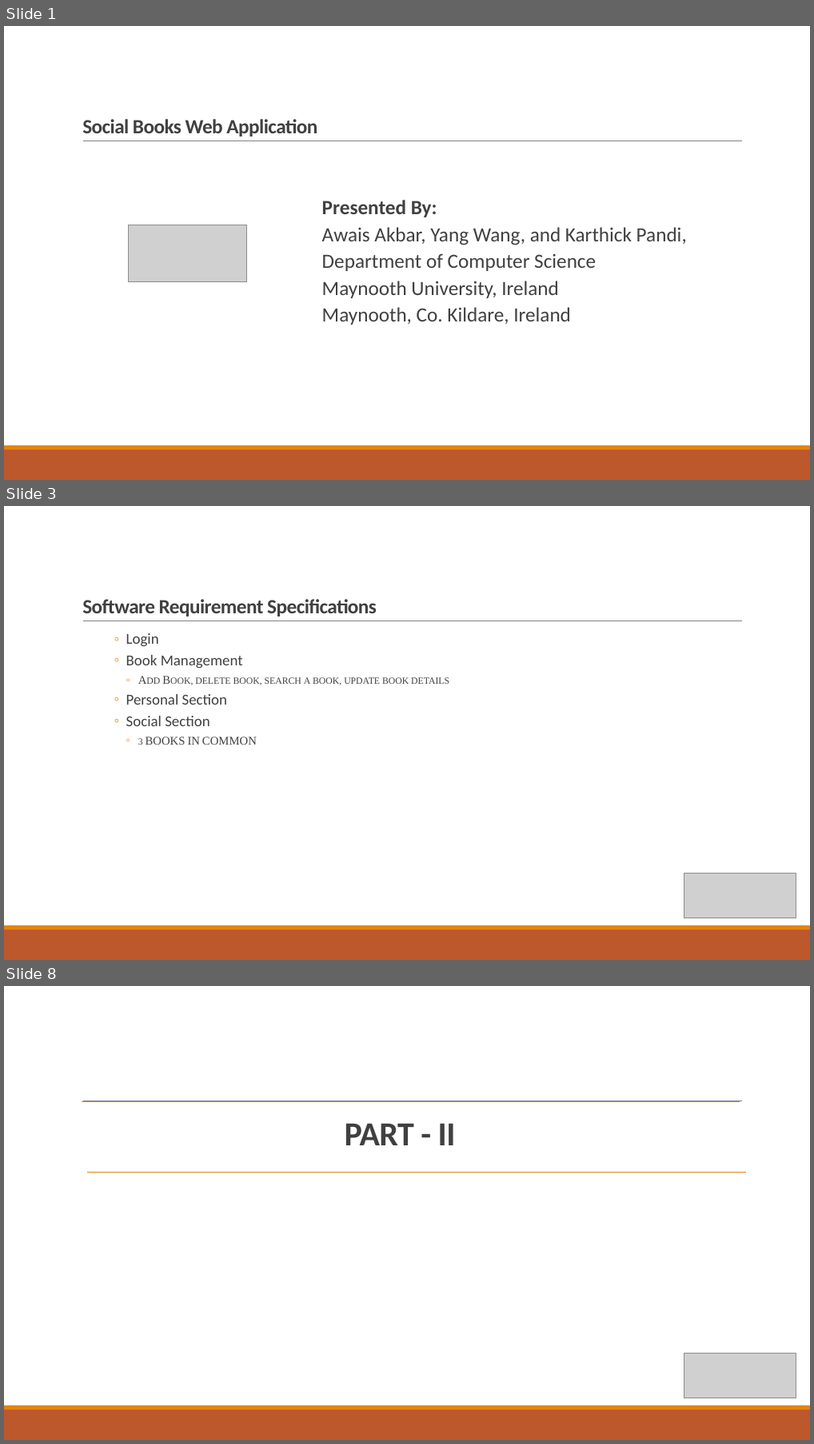
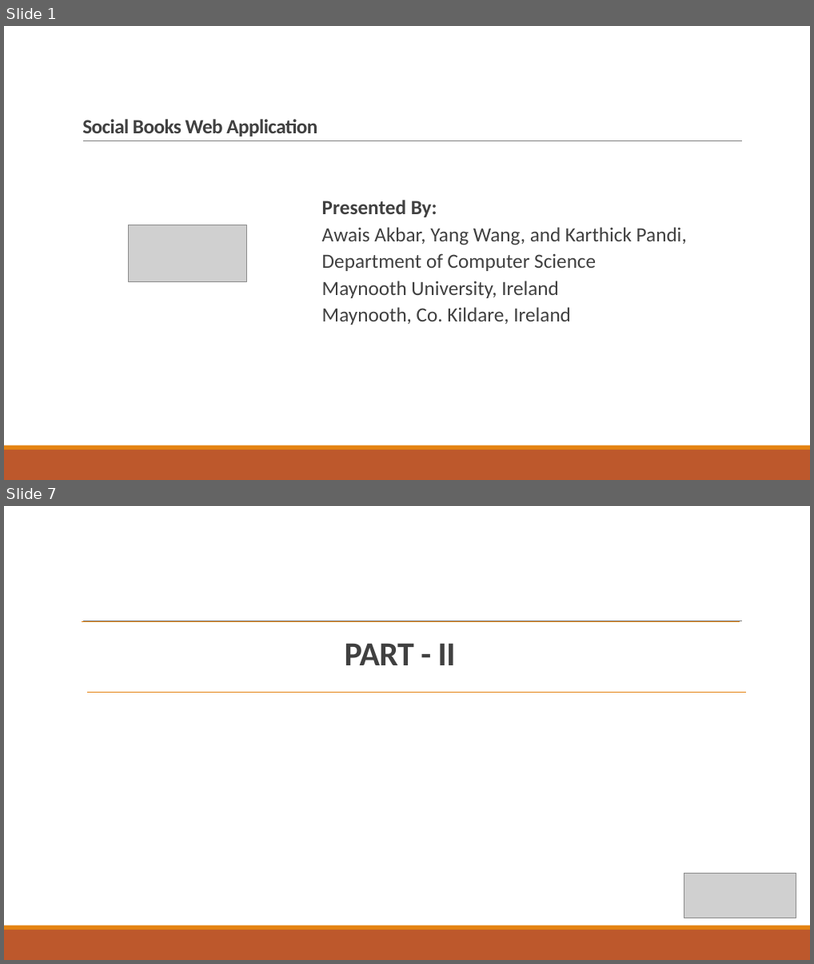
Before and after one commit to wangyang325/CS615Project, a slide deck: Presentation/CS615 Group Presentation.pptx. Shown one above the other, each under a label of ours: slides 1, 3 and 8 before the commit, slides 1 and 7 after it; the slides between them are not shown. The pictures are 814x1444 and 814x964 pixels, drawn with LibreOffice and Linux fonts; fonts in the diff are those of the drawing; grey boxes stand for pictures. Boxes give left, top, right and bottom in pixels: in the first picture for what was removed or moved away, otherwise in the second. Text is boxed around its words. In the diff, an @@ line names an element or a change of style, - is before the commit and + after.

```diff
--- a/Presentation/CS615 Group Presentation.pptx
+++ b/Presentation/CS615 Group Presentation.pptx
@@ slide 3 removed at (4, 506, 810, 960), background #FFFFFF; not listed: 3 template elements that a slide beside it also shows @@
@@ title removed at (82, 599, 377, 616) @@
-Software Requirement Specifications
@@ text removed at (126, 633, 450, 744) @@
-      ◦ Login
-      ◦ Book Management
-        ◦ Add Book, delete book, search a book, update book details
-      ◦ Personal Section
-      ◦ Social Section
-        ◦ 3 BOOKS IN COMMON
@@ picture removed at (685, 873, 797, 918) @@
@@ what was slide 8 is now slide 7 @@
```
Also in this commit, not shown: 5 slides changed, 2 other slides removed, 1 other file.
